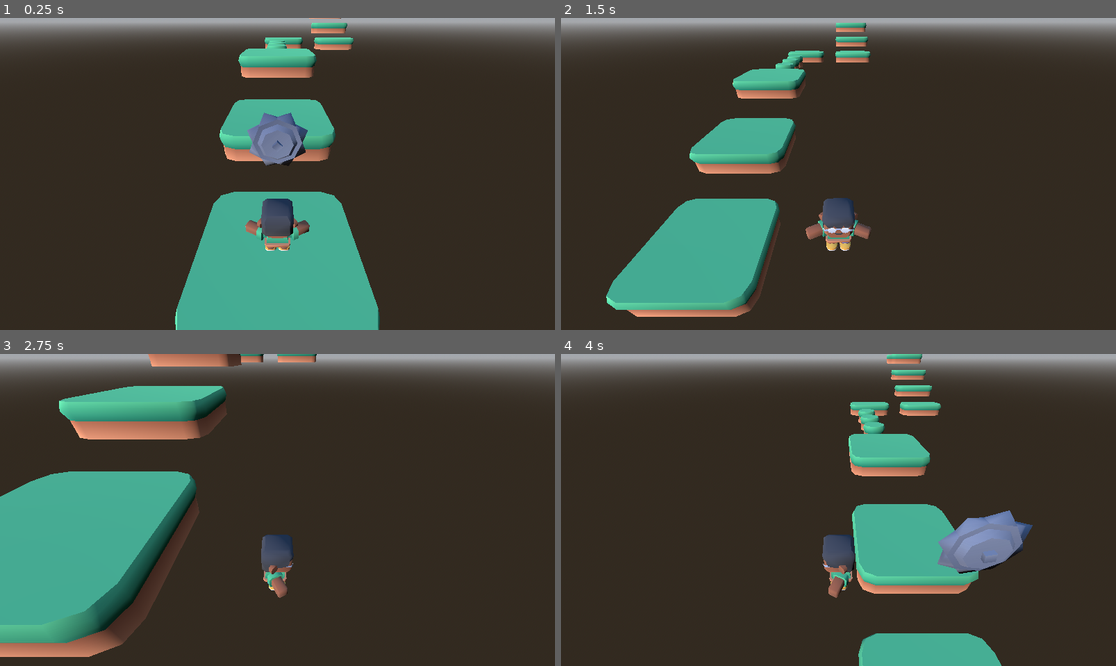
Above: before the commit, frames 1-4 (two rows, left to right).
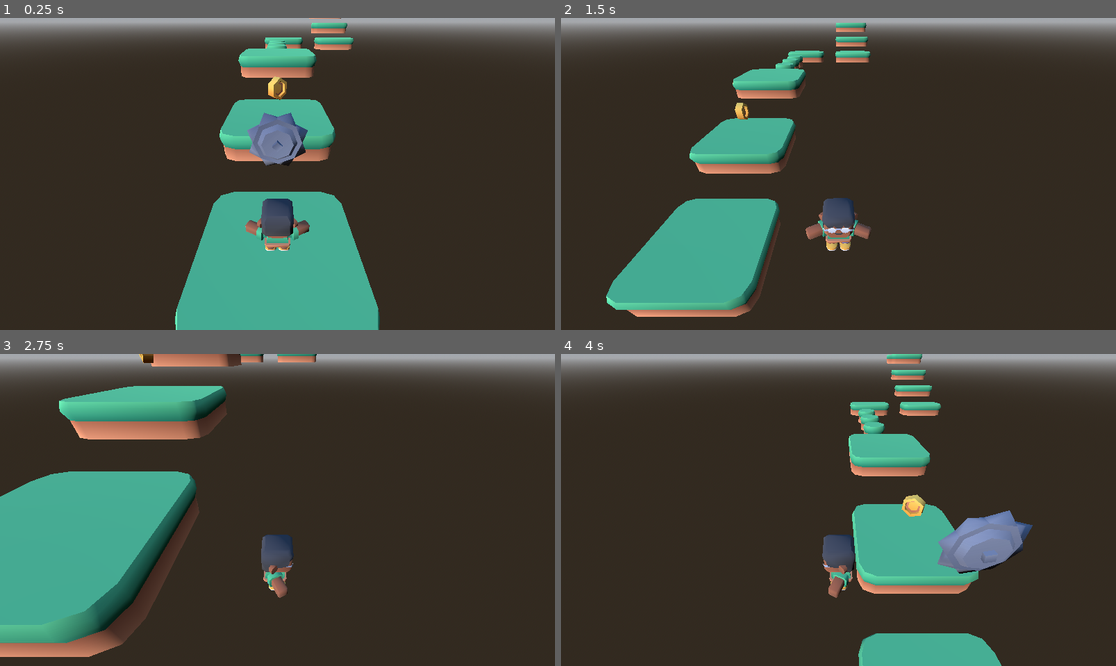
Above: after the commit, the same moments.

Repository: jettdlee/godot_tutorials
Game: Godot game, scene res://Scenes/level_1.tscn
The game is run twice, just before and just after one commit, with the same random seed, the same clock (stepped at 60 frames per second) and the same inputs.
Inputs:
- Up to frame 1 (0.25 s): no input
- Up to frame 2 (1.5 s): hold D (move_right) 0.53-1.28 s; tap K (jump) at 0.77 s; hold S (move_back) from 1.28 s (still down)
- Up to frame 3 (2.75 s): tap K (jump) at 1.52 s; release S (move_back) at 2.03 s; hold D (move_right) from 2.03 s (still down)
- Up to frame 4 (4 s): release D (move_right) at 2.78 s; hold W (move_forward) 2.78-3.53 s; tap K (jump) at 3.02, 3.77 s; hold A (move_left) from 3.53 s (still down)

The runs differ from the first frame. In frame 1, 0.2% of the frame differs, in the area x 48-52%, y 18-27%; in frame 2, 0.1%; in frame 3, less than 0.1%; in frame 4, 0.2%, in the area x 61-66%, y 44-53%.

Commit message:
setup coin

Diff:
--- /dev/null
+++ b/3d-platformer/Scenes/coin.tscn
@@ -0,0 +1,20 @@
+[gd_scene load_steps=4 format=3 uid="uid://lsmhs66kt3wx"]
+
+[ext_resource type="ArrayMesh" uid="uid://b8klhvvibpihu" path="res://Assets/Models/Platformer/coin-gold.obj" id="1_2qo34"]
+[ext_resource type="Script" uid="uid://cagmt5qb6fwl2" path="res://Scripts/coin.gd" id="1_jgi06"]
+
+[sub_resource type="BoxShape3D" id="BoxShape3D_jgi06"]
+size = Vector3(0.34985352, 0.3864746, 0.12988281)
+
+[node name="Coin" type="Area3D"]
+script = ExtResource("1_jgi06")
+
+[node name="Model" type="MeshInstance3D" parent="."]
+mesh = ExtResource("1_2qo34")
+skeleton = NodePath("../..")
+
+[node name="CollisionShape3D" type="CollisionShape3D" parent="."]
+transform = Transform3D(1, 0, 0, 0, 1, 0, 0, 0, 1, 0, 0.20396233, 0)
+shape = SubResource("BoxShape3D_jgi06")
+
+[connection signal="body_entered" from="." to="." method="_on_body_entered"]
--- a/3d-platformer/Scenes/level_1.tscn
+++ b/3d-platformer/Scenes/level_1.tscn
@@ -1,10 +1,11 @@
-[gd_scene load_steps=14 format=3 uid="uid://ccax6i4768opj"]
+[gd_scene load_steps=15 format=3 uid="uid://ccax6i4768opj"]
 
 [ext_resource type="ArrayMesh" uid="uid://5m4ktyk6iw1s" path="res://Assets/Models/Platformer/block-grass-low-large.obj" id="1_vk57k"]
 [ext_resource type="ArrayMesh" uid="uid://bpvipxpw8d0r8" path="res://Assets/Models/Platformer/block-grass-low-narrow.obj" id="2_xfk5q"]
 [ext_resource type="ArrayMesh" uid="uid://bxefij3m64q1i" path="res://Assets/Models/Platformer/block-grass-low-long.obj" id="3_7p6j4"]
 [ext_resource type="PackedScene" uid="uid://ot3o0x36iv0u" path="res://Scenes/player.tscn" id="4_7p6j4"]
 [ext_resource type="PackedScene" uid="uid://x55cs1rybang" path="res://Scenes/enemy.tscn" id="5_6444e"]
+[ext_resource type="PackedScene" uid="uid://lsmhs66kt3wx" path="res://Scenes/coin.tscn" id="6_evi0p"]
 
 [sub_resource type="ConvexPolygonShape3D" id="ConvexPolygonShape3D_6444e"]
 points = PackedVector3Array(-0.9604686, 0, -0.712585, 1.022246, 0.37556842, 0.79854685, 0.92504716, 0.34350848, -0.9568 …(934 unchanged characters)…
@@ -159,3 +160,6 @@
 [node name="Enemy" parent="." instance=ExtResource("5_6444e")]
 transform = Transform3D(1, 0, 0, 0, 1, 0, 0, 0, 1, 0, 0.9904388, -0.8994579)
 move_direction = Vector3(0, 3, 0)
+
+[node name="Coin" parent="." instance=ExtResource("6_evi0p")]
+transform = Transform3D(1, 0, 0, 0, 1, 0, 0, 0, 1, 0, 1.5268078, -2.5424793)
--- /dev/null
+++ b/3d-platformer/Scripts/coin.gd
@@ -0,0 +1,18 @@
+extends Area3D
+
+@export var rotate_speed : float = 180.0
+@export var bob_height : float = 0.2
+@export var bob_speed : float = 0.5
+
+@onready var start_y_pos : float = global_position.y
+
+func _process(delta: float) -> void:
+	rotation.y += deg_to_rad(rotate_speed) * delta
+	var time = Time.get_unix_time_from_system()
+	var y_pos = (1 + sin(time * bob_speed)) / 2  * bob_height
+	global_position.y = start_y_pos + y_pos
+
+func _on_body_entered(body: Node3D) -> void:
+	if not body.is_in_group("Player"):
+		return
+	queue_free()
Not shown, added: 3d-platformer/Scripts/coin.gd.uid
